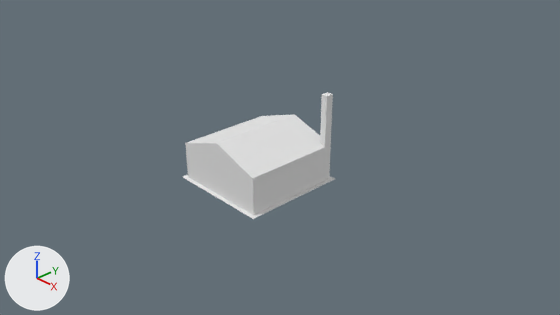
What one commit did to the Blender file Blender/Structures/SM_Factory.blend.
Camera for both pictures: the file's camera 'Camera'. Every picture has the same lights, and +X, +Y and +Z are marked at lower left.
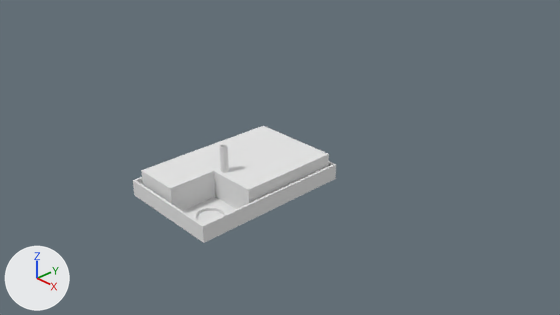
Location of each change, (x1, y1, x2, y2) in pixels of the pictures (560 x 315 px):
'Cube', reshaped, modifiers changed (32% wider, 8% shorter): before (182, 92, 335, 219); after (133, 126, 336, 243)
part 1 of me_cube, added: after (192, 206, 227, 224)
part 2 of me_cube, added: after (133, 161, 336, 243)
part 3 of me_cube, added: after (219, 144, 229, 173)
part 4 of me_cube, added: after (141, 126, 329, 211)
part 5 of me_cube, built on: before (182, 92, 335, 219); after (156, 197, 236, 235)

The change in detail:
me_cube is used by ob_cube; location (0.0, 0.0, 0.0).
me_cube had 22 vertices, 18 faces, 2 loose edges and spanned x -1.0..1.0, y -1.0..1.0, z 0.0..1.65.
me_cube now has 321 vertices, 237 faces and spans x -1.0..1.0, y -2.0..1.0, z 0.0..0.97.
me_cube part 1: a new loose piece of 128 vertices spanning x 0.21..0.79, y -1.79..-1.21, z 0.0..0.06, in mat_material (white #e7e7e7).
me_cube part 2: a new loose piece of 68 vertices spanning x -1.0..1.0, y -2.0..1.0, z 0.0..0.3, in mat_material (white #e7e7e7).
me_cube part 3: a new loose piece of 64 vertices spanning x 0.05..0.19, y -0.93..-0.79, z 0.5..0.97, in mat_material (white #e7e7e7).
me_cube part 4: a new loose piece of 14 vertices spanning x -0.86..0.9, y -1.89..0.9, z 0.0..0.5, in mat_material (white #e7e7e7).
Part 5, on me_cube:
18 vertices are removed from x -0.92..0.92, y -0.92..0.92, z 0.0..1.65.
18 faces are deleted.
2 loose edges are deleted.
14 vertices are added at x -1.0..1.0, y -1.5..1.0, z 0.0.
6 new vertices lie (0.0, -0.5, 0.0) away from vertices in x -1.0..1.0, y -1.5..0.5, z 0.0.
6 new vertices lie (-0.5, 0.0, 0.0) away from vertices in x 0.5, y -2.0..1.0, z 0.0.
6 new vertices lie (0.5, 0.0, 0.0) away from vertices in x -1.0, y -2.0..1.0, z 0.0.
5 new vertices lie (0.0, 0.5, 0.0) away from vertices in x -1.0..1.0, y -1.0, z 0.0.
6 new vertices lie (0.0, 0.0, 0.3) away from vertices in x -1.0..-0.96, y -1.0..0.0, z 0.0.
32 new faces join them.
Object 'Cube' (ob_cube) loses its EDGE_SPLIT modifier named 'EdgeSplit'.
